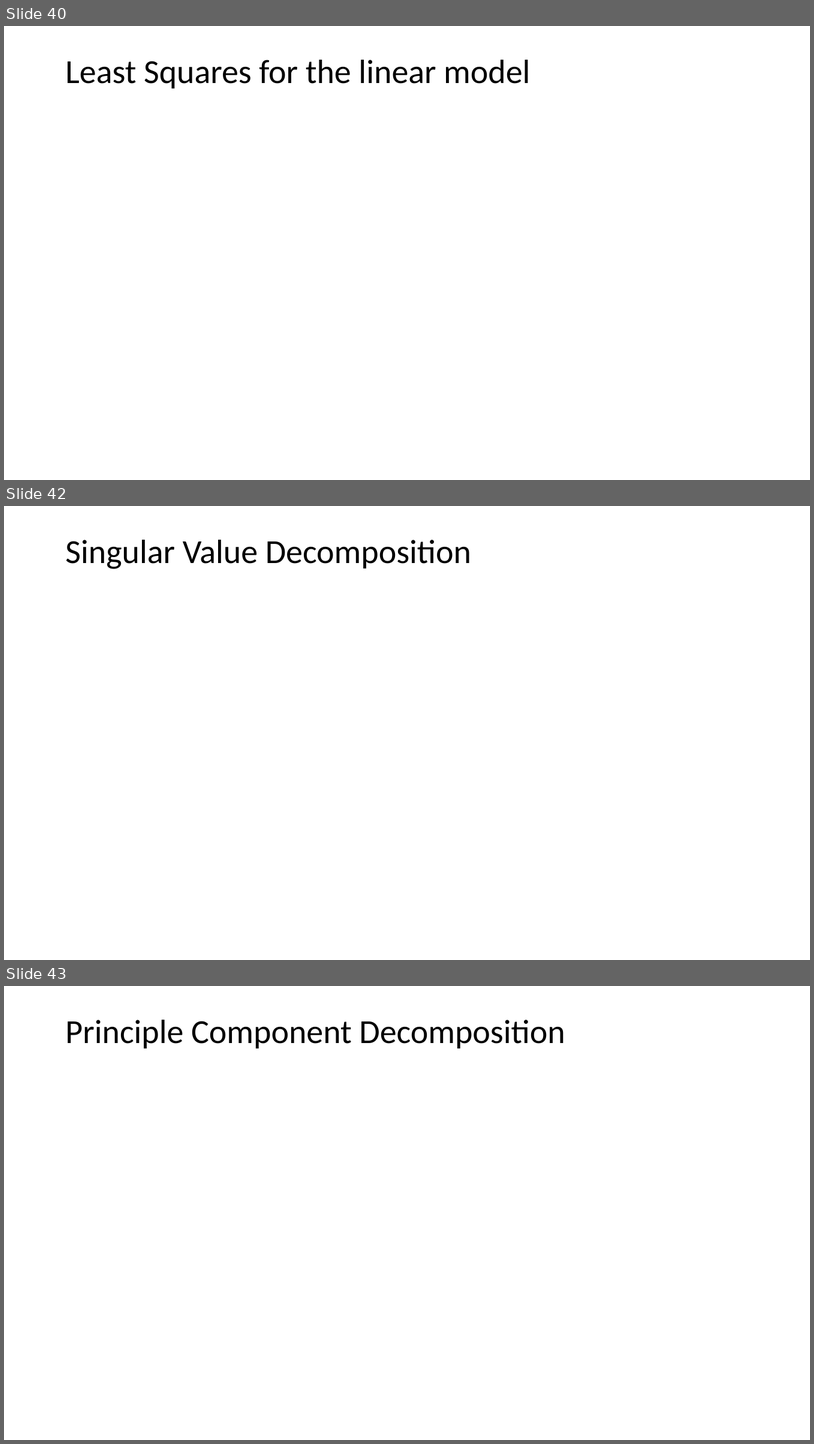
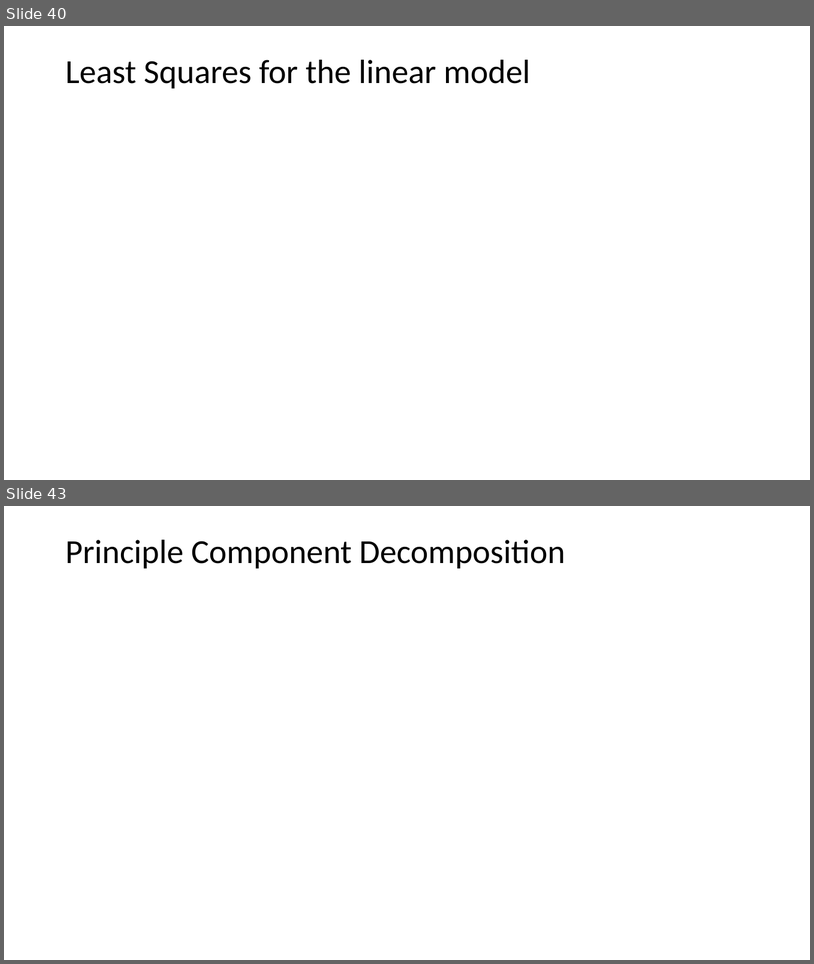
Before and after one commit to StephenElston/CSCI-E25, a slide deck: SuplementaryMaterial/ReviewOfLinearAlgebra.pptx. Shown one above the other, each under a label of ours: slides 40, 42 and 43 before the commit, slides 40 and 43 after it; the slides between them are not shown. The pictures are 814x1444 and 814x964 pixels, drawn with LibreOffice and Linux fonts; fonts in the diff are those of the drawing; grey boxes stand for pictures. Boxes give left, top, right and bottom in pixels: in the first picture for what was removed or moved away, otherwise in the second. Text is boxed around its words. In the diff, an @@ line names an element or a change of style, - is before the commit and + after.

```diff
--- a/SuplementaryMaterial/ReviewOfLinearAlgebra.pptx
+++ b/SuplementaryMaterial/ReviewOfLinearAlgebra.pptx
@@ slide 42 removed at (x1=4, y1=506, x2=810, y2=960), background #FFFFFF @@
@@ title removed at (x1=65, y1=540, x2=471, y2=569) @@
-Singular Value Decomposition
```
Also in this commit, not shown: 13 slides changed, 4 slides added, 4 other slides removed.
